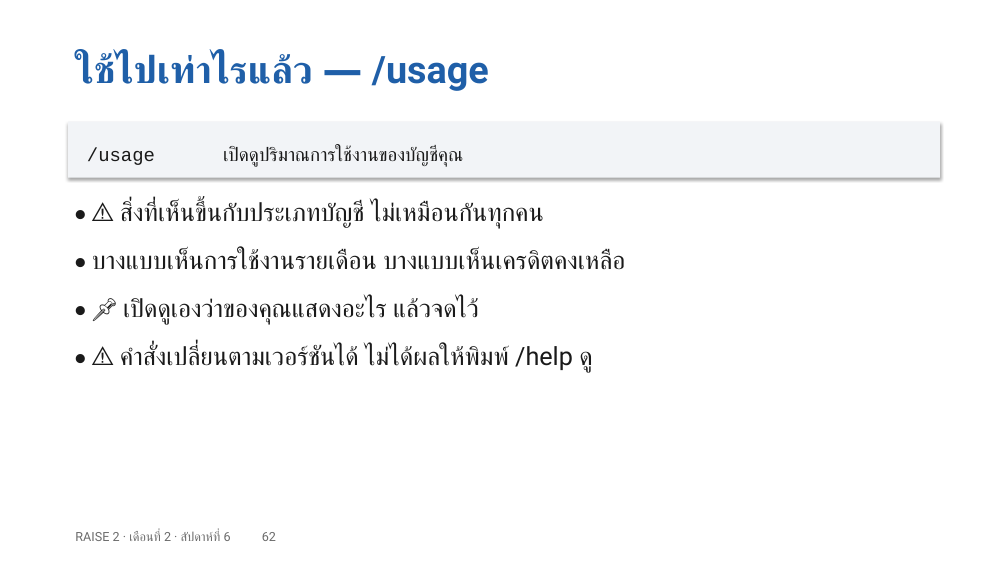
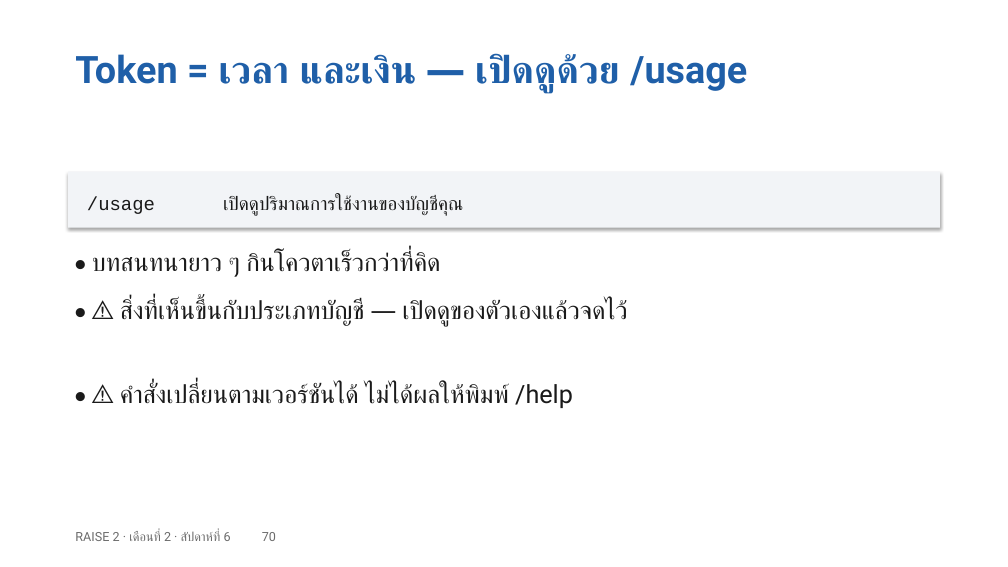
Before and after one commit to cnacha-mfu/raise2-module2, a slide deck: slide 70 of materials/week6/w6-slides.pptx (slide 62 before the commit). Drawn at 1008x567 pixels with LibreOffice and Linux fonts; fonts in the diff are those of the drawing. Boxes give left, top, right and bottom in pixels: in the first picture for what was removed or moved away, otherwise in the second. Text is boxed around its words. In the diff, an @@ line names an element or a change of style, - is before the commit and + after.

```diff
--- a/materials/week6/w6-slides.pptx
+++ b/materials/week6/w6-slides.pptx
@@ text removed at [75, 53, 489, 91] @@
-ใช้ไปเท่าไรแล้ว — /usage
@@ text added at [75, 53, 747, 93], 36 pt, text #1F5FA8, bold @@
+Token = เวลา และเงิน — เปิดดูด้วย /usage
@@ rectangle "/usage เปิดดูปริมาณการใช้งานของบัญชีคุณ": place and size @@
-rectangle "/usage เปิดดูปริมาณการใช้งานของบัญชีคุณ" at [68, 122, 940, 178]
+rectangle "/usage เปิดดูปริมาณการใช้งานของบัญชีคุณ" at [68, 172, 940, 228]
@@ text removed at [120, 202, 544, 228] @@
-• ⚠️ สิ่งที่เห็นขึ้นกับประเภทบัญชี ไม่เหมือนกันทุกคน
@@ text at [92, 252, 440, 277]: text changed @@
-• บางแบบเห็นการใช้งานรายเดือน บางแบบเห็นเครดิตคงเหลือ
+• บทสนทนายาว ๆ กินโควตาเร็วกว่าที่คิด
@@ text at [120, 300, 629, 326]: text changed @@
-• 📌 เปิดดูเองว่าของคุณแสดงอะไร แล้วจดไว้
+• ⚠️ สิ่งที่เห็นขึ้นกับประเภทบัญชี — เปิดดูของตัวเองแล้วจดไว้
@@ text at [120, 383, 573, 408]: text changed @@
-• ⚠️ คำสั่งเปลี่ยนตามเวอร์ชันได้ ไม่ได้ผลให้พิมพ์ /help ดู
+• ⚠️ คำสั่งเปลี่ยนตามเวอร์ชันได้ ไม่ได้ผลให้พิมพ์ /help
@@ text at [75, 531, 276, 541]: text changed @@
-RAISE 2 · เดือนที่ 2 · สัปดาห์ที่ 6 62
+RAISE 2 · เดือนที่ 2 · สัปดาห์ที่ 6 70
```
Also in this commit, not shown: 39 other slides changed, 36 slides added, 33 slides removed, 24 other files.
